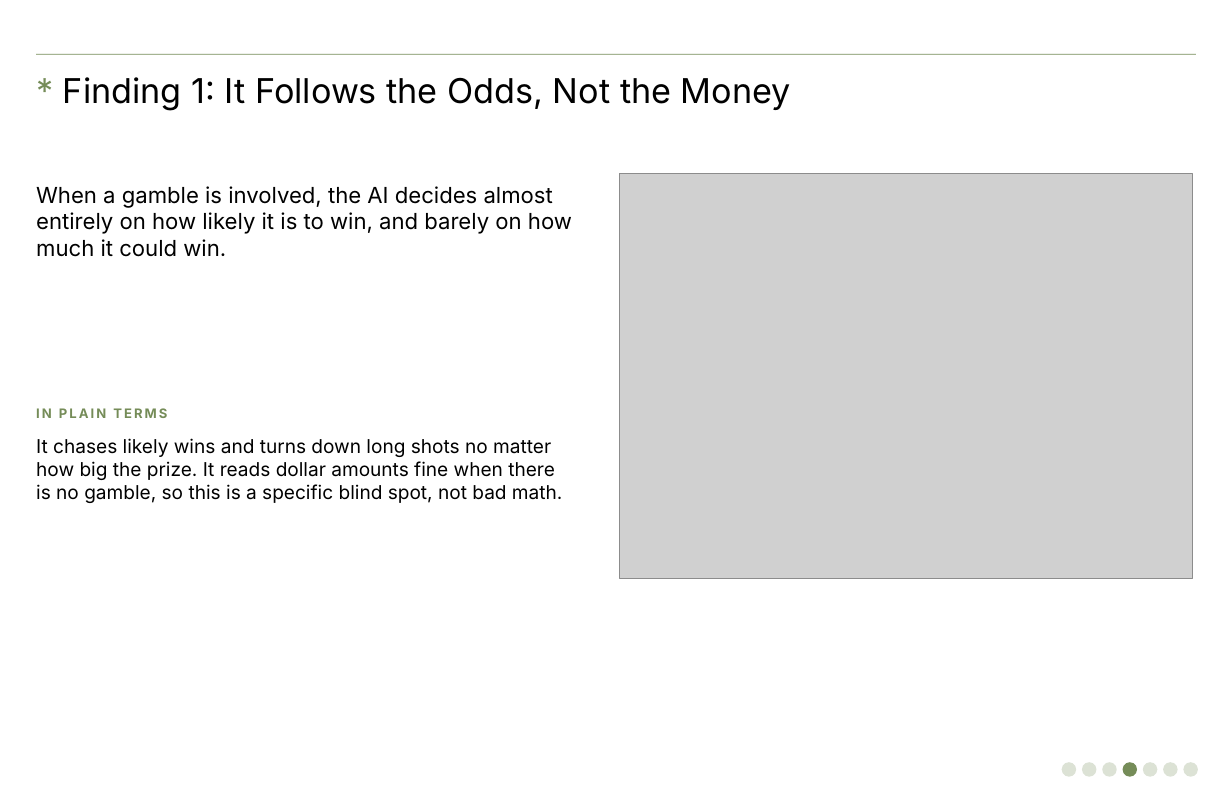
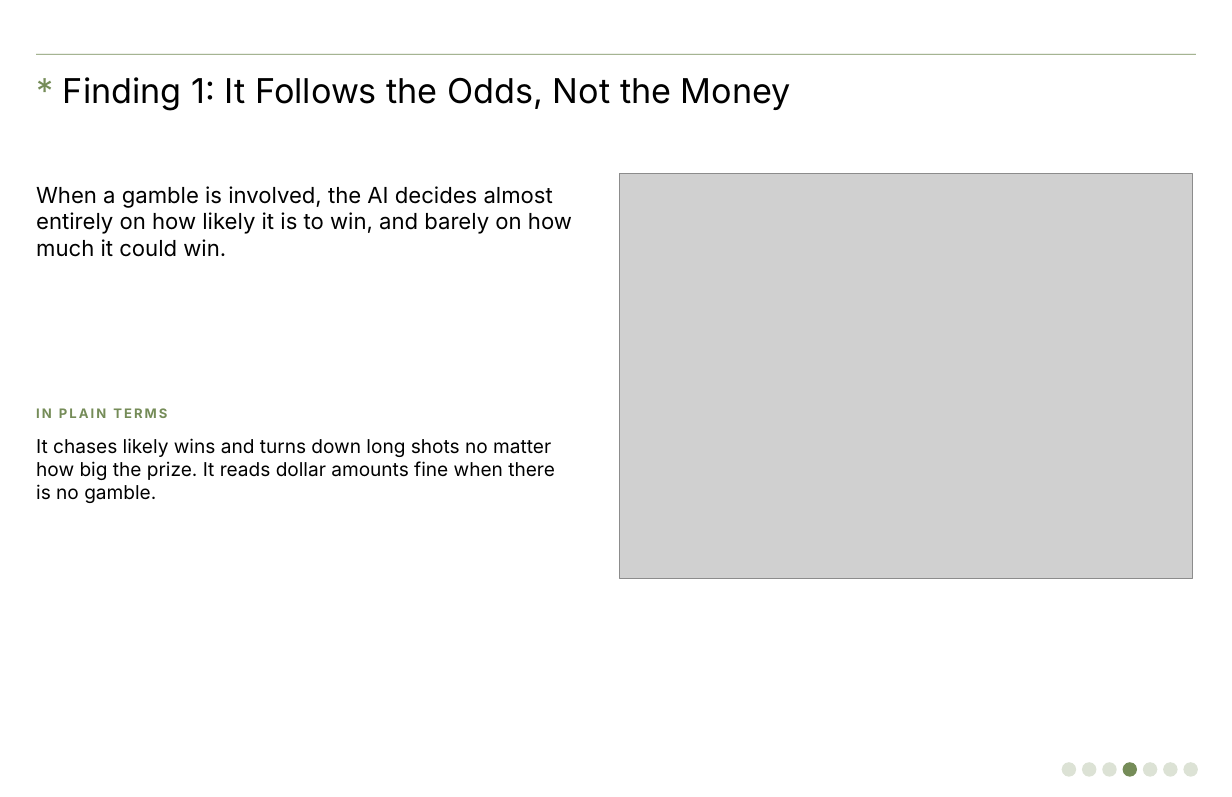
Before and after one commit to jblakeslee89/llm-revealed-preferences, a slide deck: slide 4 of briefings/ipr-5min.pptx. Drawn at 1232x797 pixels with LibreOffice and Linux fonts; fonts in the diff are those of the drawing; grey boxes stand for pictures. Boxes give left, top, right and bottom in pixels: in the first picture for what was removed or moved away, otherwise in the second. Text is boxed around its words. In the diff, an @@ line names an element or a change of style, - is before the commit and + after.

```diff
--- a/briefings/ipr-5min.pptx
+++ b/briefings/ipr-5min.pptx
@@ text at (36, 438, 555, 503): text changed @@
-It chases likely wins and turns down long shots no matter how big the prize. It reads dollar amounts fine when there is no gamble, so this is a specific blind spot, not bad math.
+It chases likely wins and turns down long shots no matter how big the prize. It reads dollar amounts fine when there is no gamble.
```
Also in this commit, not shown: 2 other slides changed, 4 other files.
